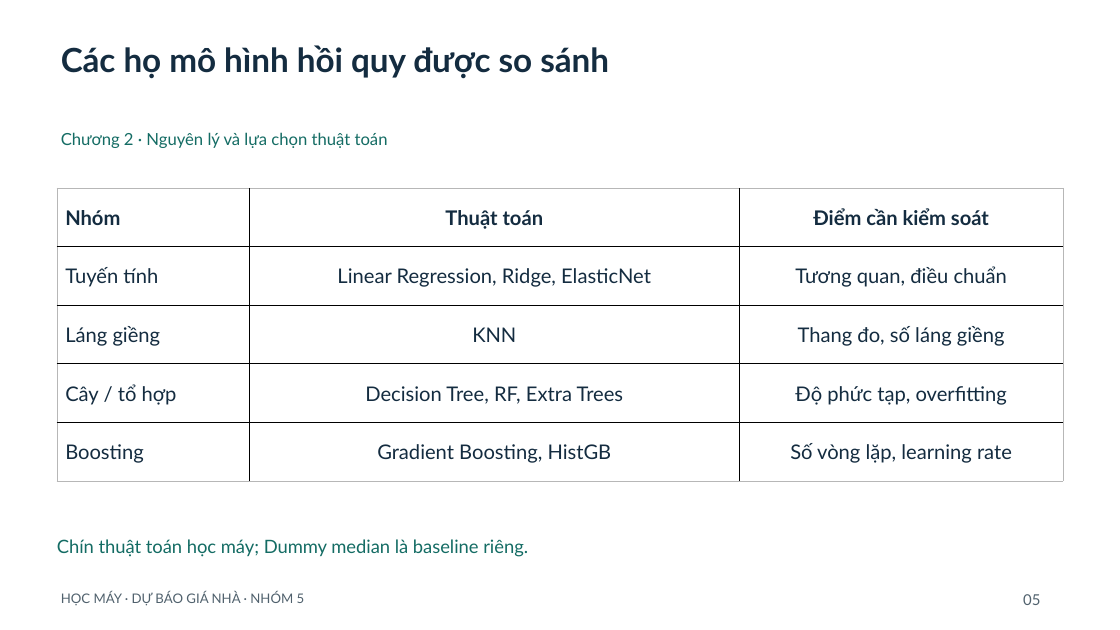
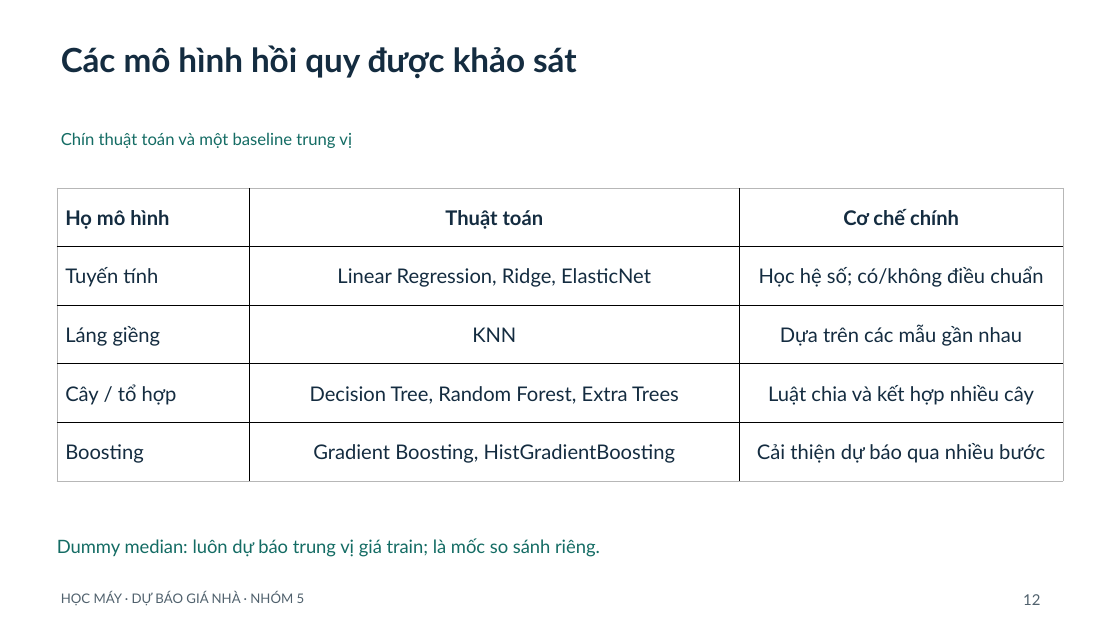
Before and after one commit to ngtd-2609/ames-house-price-prediction, a slide deck: slide 12 of slides/Slide_Hoc_may.pptx (slide 5 before the commit). Drawn at 1120x630 pixels with LibreOffice and Linux fonts; fonts in the diff are those of the drawing. Boxes give left, top, right and bottom in pixels: in the first picture for what was removed or moved away, otherwise in the second. Text is boxed around its words. In the diff, an @@ line names an element or a change of style, - is before the commit and + after.

```diff
--- a/slides/Slide_Hoc_may.pptx
+++ b/slides/Slide_Hoc_may.pptx
@@ text at box(61, 45, 577, 79): text changed @@
-Các họ mô hình hồi quy được so sánh
+Các mô hình hồi quy được khảo sát
@@ text at box(61, 132, 352, 148): text changed @@
-Chương 2 · Nguyên lý và lựa chọn thuật toán
+Chín thuật toán và một baseline trung vị
@@ table at box(57, 188, 1063, 481) @@
-row 1, column 1: Nhóm
+row 1, column 1: Họ mô hình
-row 1, column 3: Điểm cần kiểm soát
+row 1, column 3: Cơ chế chính
-row 2, column 3: Tương quan, điều chuẩn
+row 2, column 3: Học hệ số; có/không điều chuẩn
-row 3, column 3: Thang đo, số láng giềng
+row 3, column 3: Dựa trên các mẫu gần nhau
-row 4, column 2: Decision Tree, RF, Extra Trees
+row 4, column 2: Decision Tree, Random Forest, Extra Trees
-row 4, column 3: Độ phức tạp, overfitting
+row 4, column 3: Luật chia và kết hợp nhiều cây
-row 5, column 2: Gradient Boosting, HistGB
+row 5, column 2: Gradient Boosting, HistGradientBoosting
-row 5, column 3: Số vòng lặp, learning rate
+row 5, column 3: Cải thiện dự báo qua nhiều bước
@@ text at box(57, 538, 600, 557): text changed @@
-Chín thuật toán học máy; Dummy median là baseline riêng.
+Dummy median: luôn dự báo trung vị giá train; là mốc so sánh riêng.
@@ text at box(1023, 594, 1040, 605): text changed @@
-05
+12
```
Also in this commit, not shown: 19 other slides changed, 4 slides added, 4 slides removed, 1 other file.
